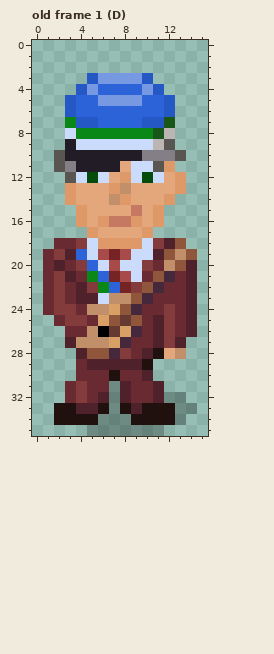
A pixel-art file gets an edit: art/cfe-ksv-kark.aseprite. The picture above was drawn from the file before the commit.
16x36 pixels, 10 frames. Shown: old frame 1 (D). The commit also changed other frames, which this record leaves out.
New version:
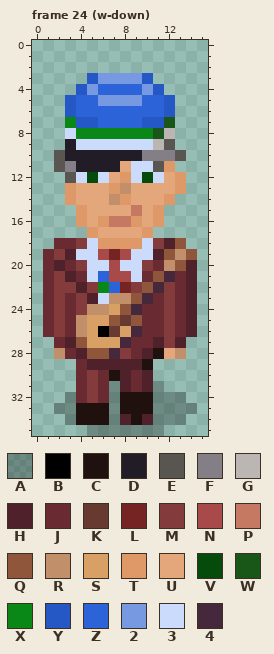
Palette (. is transparent): A #00000046  B #000000  C #20100e  D #221c26  E #595652  F #847e87  G #bbb6b3  H #4f212a  J #692b31  K #663931  L #762323  M #833b3b  N #a84a4a  P #c57862  Q #8f563b  R #c28f6b  S #d9a066  T #df9968  U #e3a77b  V #054c0c  W #185717  X #098717  Y #2658c5  Z #2d63d8  2 #7799e2  3 #cbdbfc  4 #45283c
A new or re-ordered frame is compared with the old frame closest to it.
The author wrote: Full walk animations for Kark
Diff:
frames 10 -> 42
--- frame 24 (w-down) is new; against old frame 1 (D), layers "kasi", "fraater"
@@ x 0..15 @@
 18 ..JJM3TTTT3MHQ..
-19 .JMHZ3NLN33HQRQ.
-20 .JHJMZ3N33MJRQH.
-21 .JMHJXZLN3JQ4JH.
-22 .JMJHMXZLMQ4JJH.
-23 .JMJHH3RRQ4JJJH.
-24 .JMMJRRSQ4JJMJH.
-25 ..JMMJSQKQJHMJH.
-26 ...JJRBKS4JHMJH.
-27 ...HRRRS4JJHMH..
-28 ....HQQ4MJHCUR..
+19 .JMH33NLN33HQRQ.
+20 .JHJM33N33MJRQH.
+21 .JMHJ3ZNN3JQ4JH.
+22 .JMMHMXZLMQ4MJH.
+23 .JMJMH3RRQ4JMJH.
+24 .JMJMRRSQ4JJMJH.
+25 .JMJRSSQKQJJMJH.
+26 .JMJRSBKS4JJMJH.
+27 ..JHQSSS4JJHMH..
+28 ..RJHQQ4MJHCUR..
 29 ....JHHHHHC.....
-30 ....JJJCJJH.....
-31 ...JMJJAHJJH....
-32 ...JMJHAHJJHAA..
-33 ..CCHHCACHCCCAA.
-34 ..CCCCAAACCCCA..
+30 ....JMJCHJH.....
+31 ....JMJAHJHA....
+32 ...AJMJACCCAAA..
+33 ..AACCCACCCAAAA.
+34 ...ACCCAHCHAAA..
 35 .....AAAAAAA....
Changed places in both pictures, as pixel boxes (x1, y1, x2, y2):
changed: (43, 249, 175, 425)
